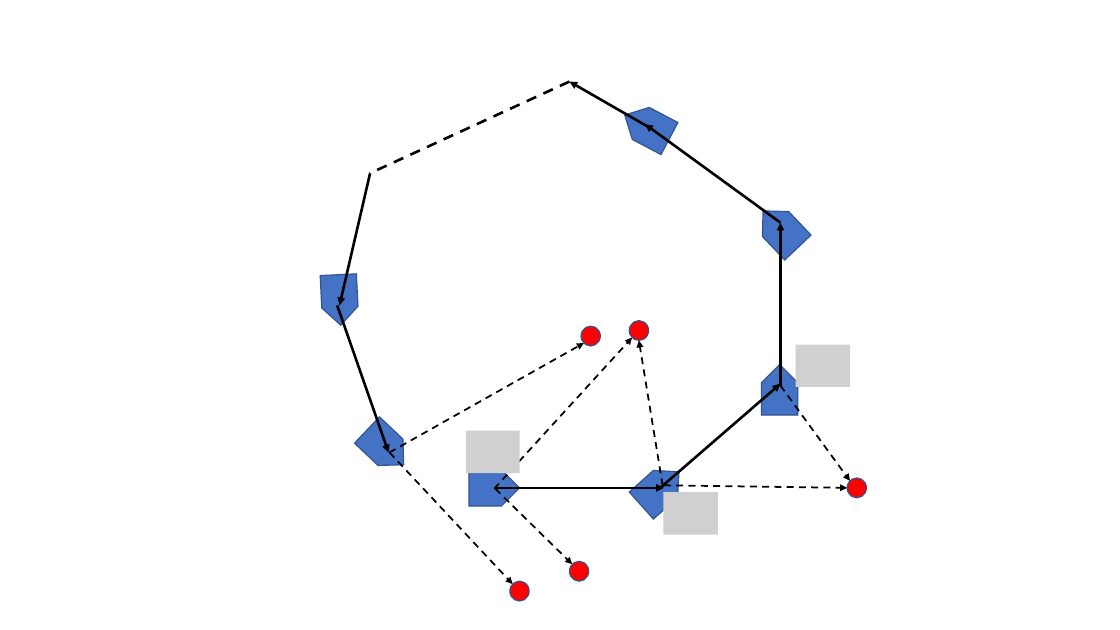
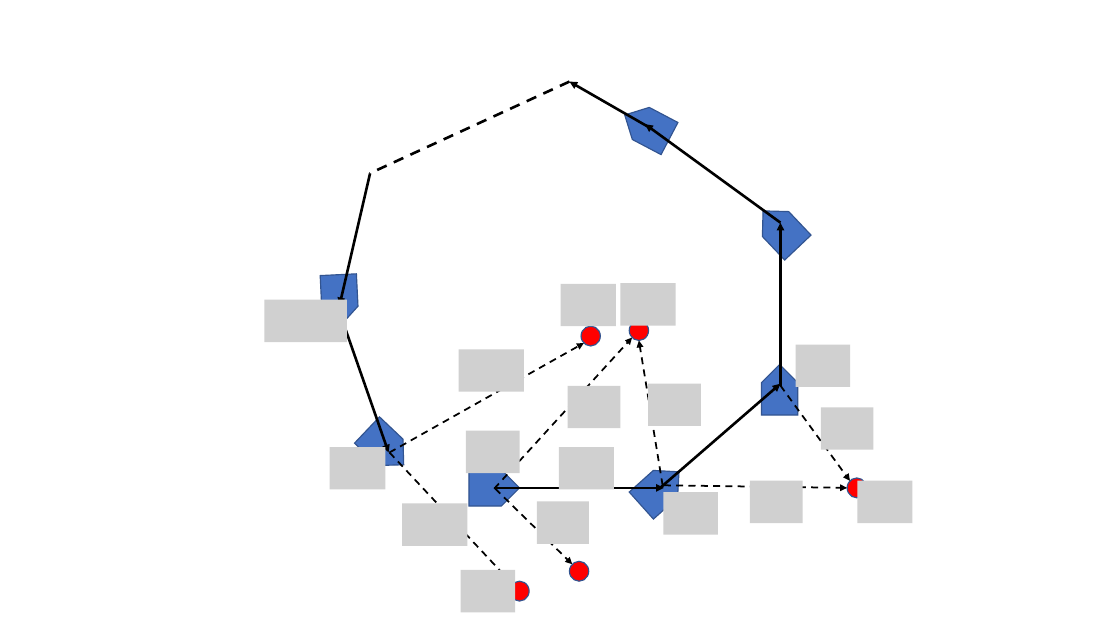
Before and after one commit to ShisatoYano/SLAMDesignUML, a slide deck: slide 20 of SLAM_Theoretical_Formulas.pptx. Drawn at 1120x630 pixels with LibreOffice and Linux fonts; fonts in the diff are those of the drawing; grey boxes stand for pictures. Boxes give left, top, right and bottom in pixels: in the first picture for what was removed or moved away, otherwise in the second. Text is boxed around its words. In the diff, an @@ line names an element or a change of style, - is before the commit and + after.

```diff
--- a/SLAM_Theoretical_Formulas.pptx
+++ b/SLAM_Theoretical_Formulas.pptx
@@ picture added at (560, 284, 616, 326) @@
@@ picture added at (621, 283, 676, 325) @@
@@ picture added at (265, 300, 347, 342) @@
@@ picture added at (459, 350, 524, 392) @@
@@ picture added at (568, 386, 621, 428) @@
@@ picture added at (649, 384, 702, 426) @@
@@ picture added at (821, 408, 874, 450) @@
@@ picture added at (330, 447, 386, 489) @@
@@ picture added at (560, 447, 615, 489) @@
@@ picture added at (402, 503, 468, 545) @@
@@ picture added at (537, 502, 589, 544) @@
@@ picture added at (750, 481, 803, 523) @@
@@ picture added at (858, 481, 913, 523) @@
@@ picture added at (460, 570, 515, 612) @@
```
Also in this commit, not shown: 2 slides added.
